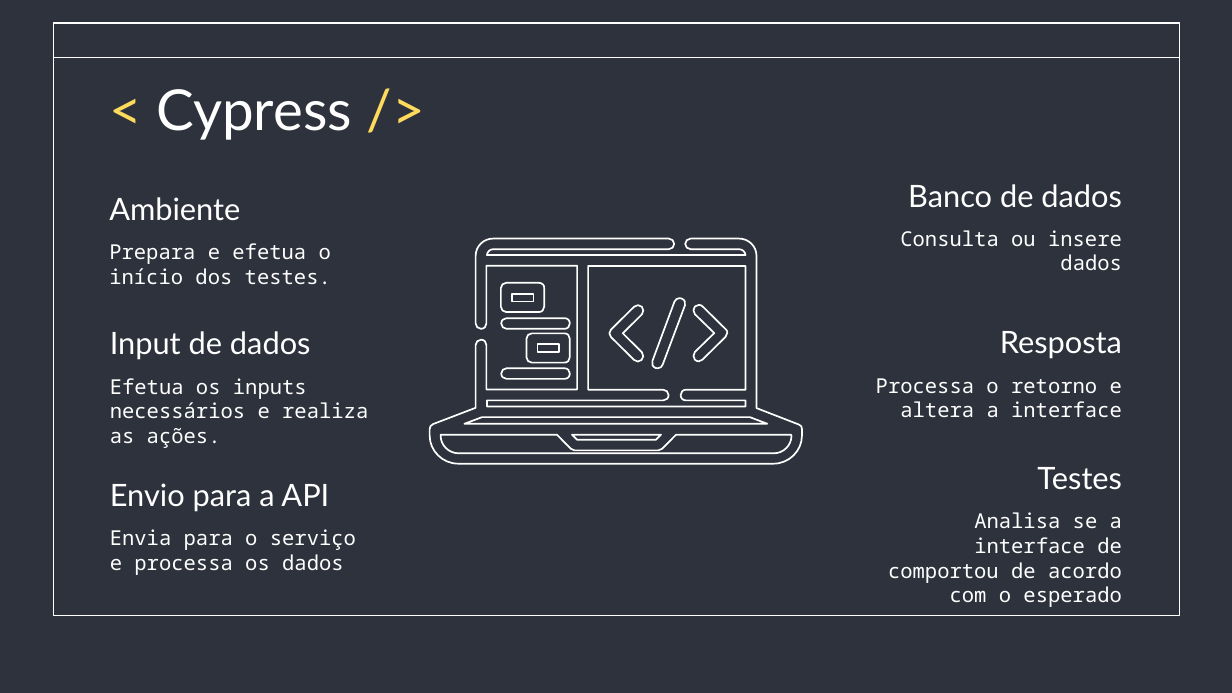
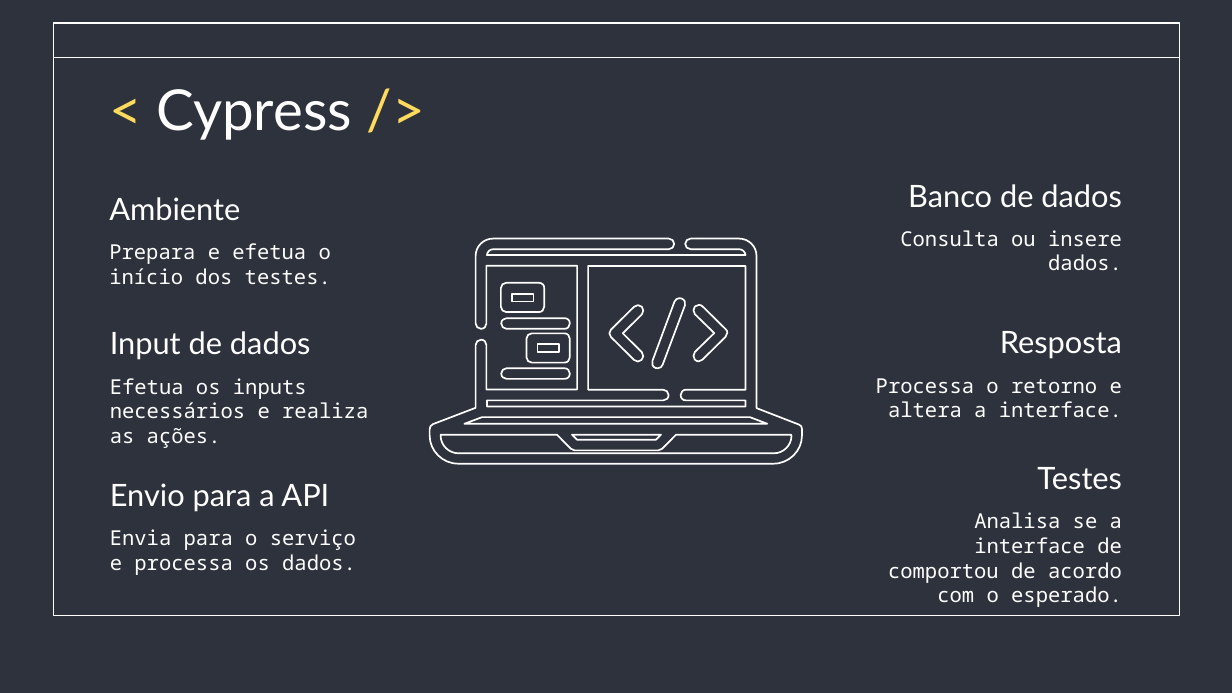
Before and after one commit to saintalex93/TestingHabitPresentation, a slide deck: slide 21 of Testes - Semana de qualidade.pptx. Drawn at 1232x693 pixels with LibreOffice and Linux fonts; fonts in the diff are those of the drawing. Boxes give left, top, right and bottom in pixels: in the first picture for what was removed or moved away, otherwise in the second. Text is boxed around its words. In the diff, an @@ line names an element or a change of style, - is before the commit and + after.

Commit message:
[PRESENTATION] - Update Slides

```diff
--- a/Testes - Semana de qualidade.pptx
+++ b/Testes - Semana de qualidade.pptx
@@ text at (x1=900, y1=230, x2=1122, y2=270): text changed @@
-Consulta ou insere dados
+Consulta ou insere dados.
@@ text at (x1=876, y1=378, x2=1122, y2=417): text changed @@
-Processa o retorno e altera a interface
+Processa o retorno e altera a interface.
@@ text at (x1=110, y1=529, x2=356, y2=575): text changed @@
-Envia para o serviço e processa os dados
+Envia para o serviço e processa os dados.
@@ text at (x1=888, y1=512, x2=1122, y2=607): text changed @@
-Analisa se a interface de comportou de acordo com o esperado
+Analisa se a interface de comportou de acordo com o esperado.
```
Also in this commit, not shown: 10 other slides changed, 1 other file.
